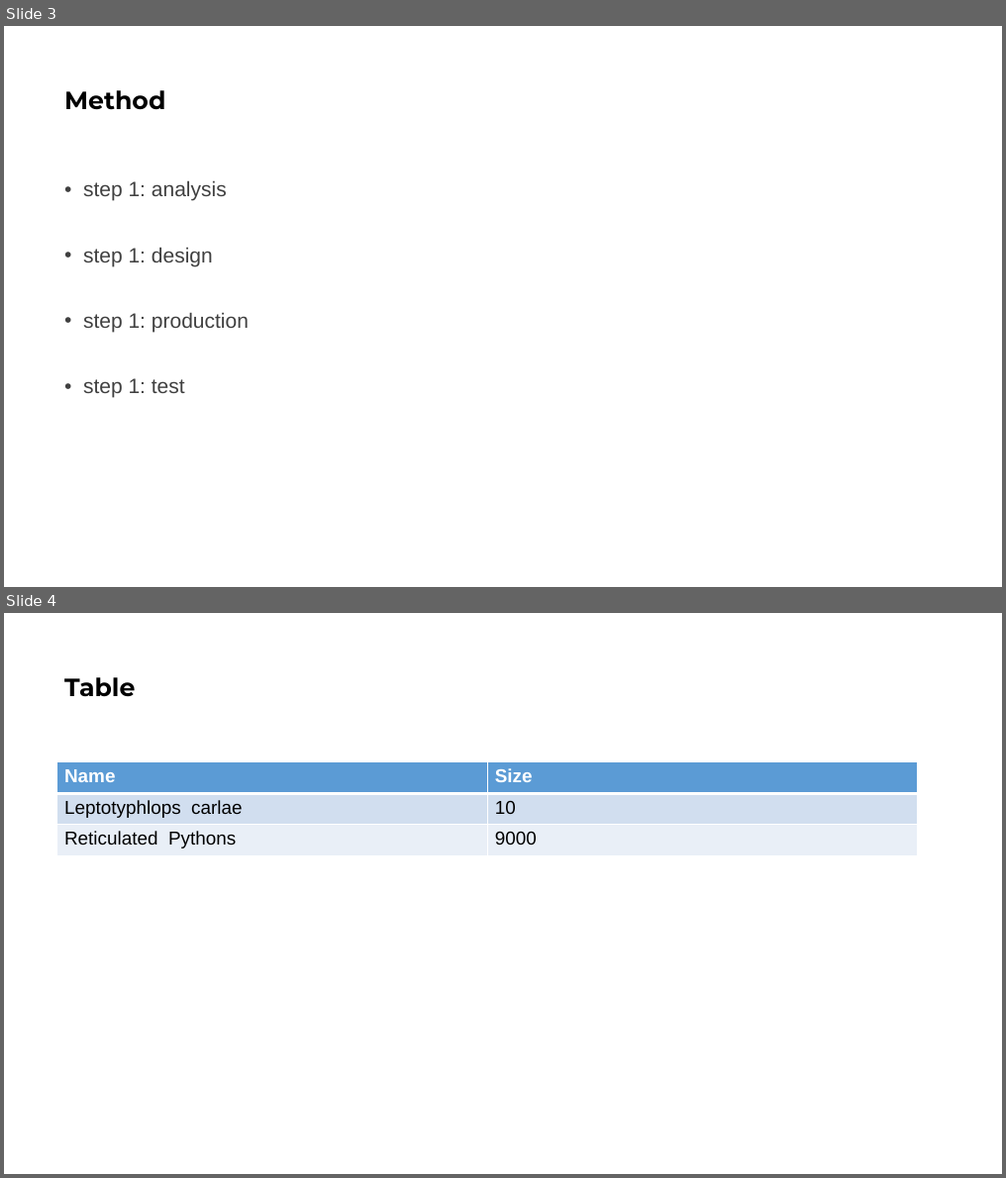
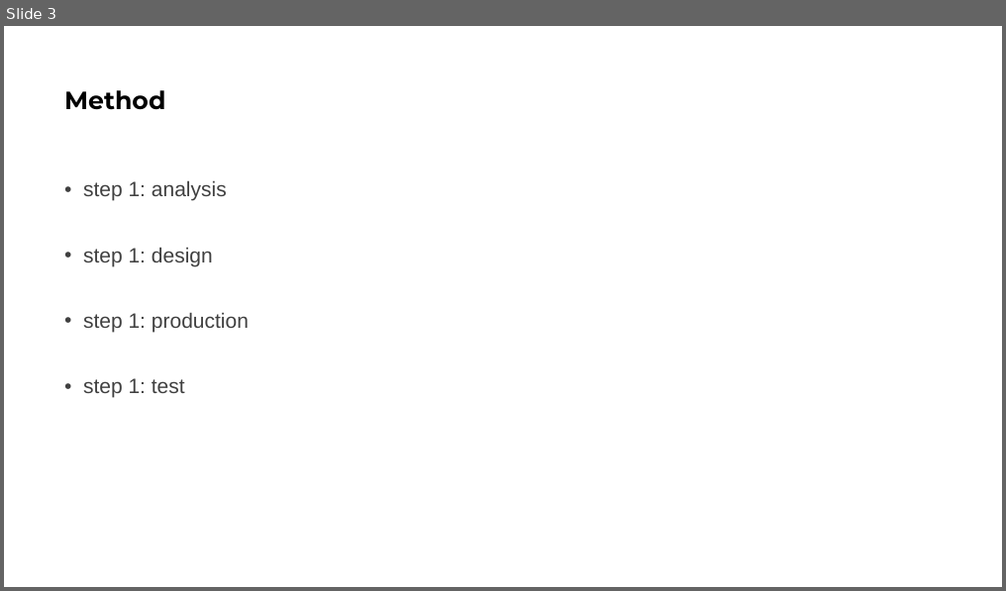
Before and after one commit to macheal/template-pptx-jinja, a slide deck: example/presentation_generated.pptx. Shown one above the other, each under a label of ours: slides 3 and 4 before the commit, slide 3 after it. The pictures are 1006x1178 and 1006x591 pixels, drawn with LibreOffice and Linux fonts; fonts in the diff are those of the drawing. Boxes give left, top, right and bottom in pixels: in the first picture for what was removed or moved away, otherwise in the second. Text is boxed around its words. In the diff, an @@ line names an element or a change of style, - is before the commit and + after.

```diff
--- a/example/presentation_generated.pptx
+++ b/example/presentation_generated.pptx
@@ slide 4 removed at box(4, 613, 1002, 1174), background #FFFFFF @@
@@ title removed at box(64, 677, 135, 697) @@
-Table
@@ table removed at box(57, 762, 918, 857), 3 rows, 2 columns @@
-Name | Size
-Leptotyphlops carlae | 10
-Reticulated Pythons | 9000
```
Also in this commit, not shown: 1 slide changed, 1 slide added, 5 other files.
